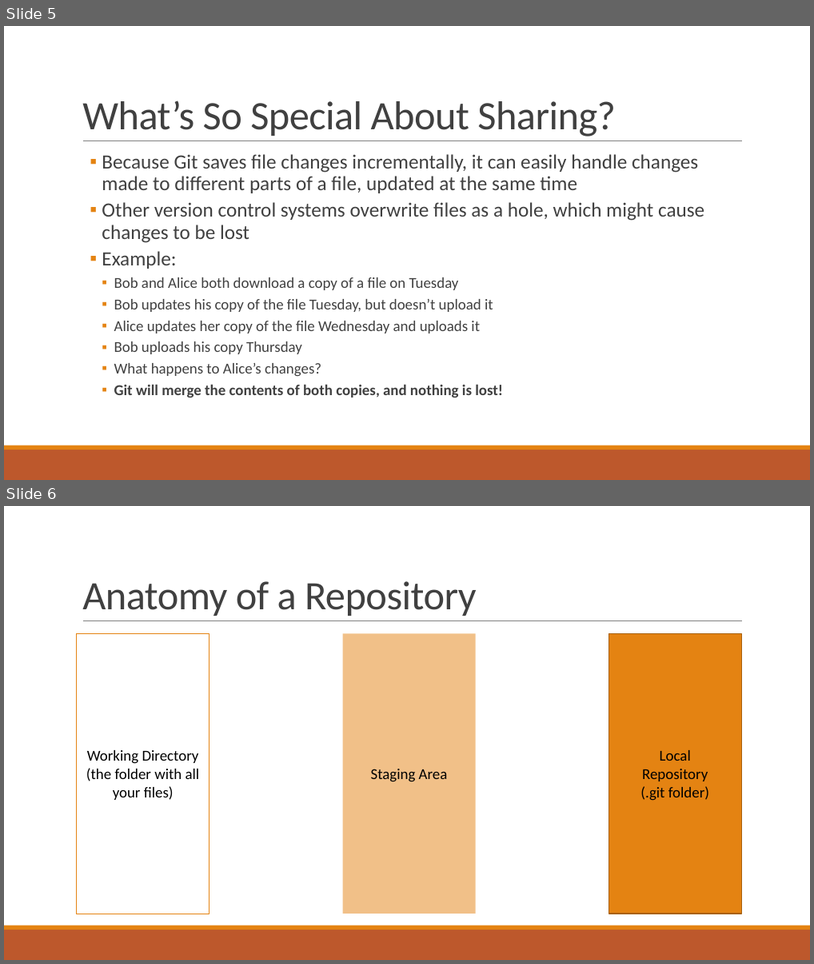
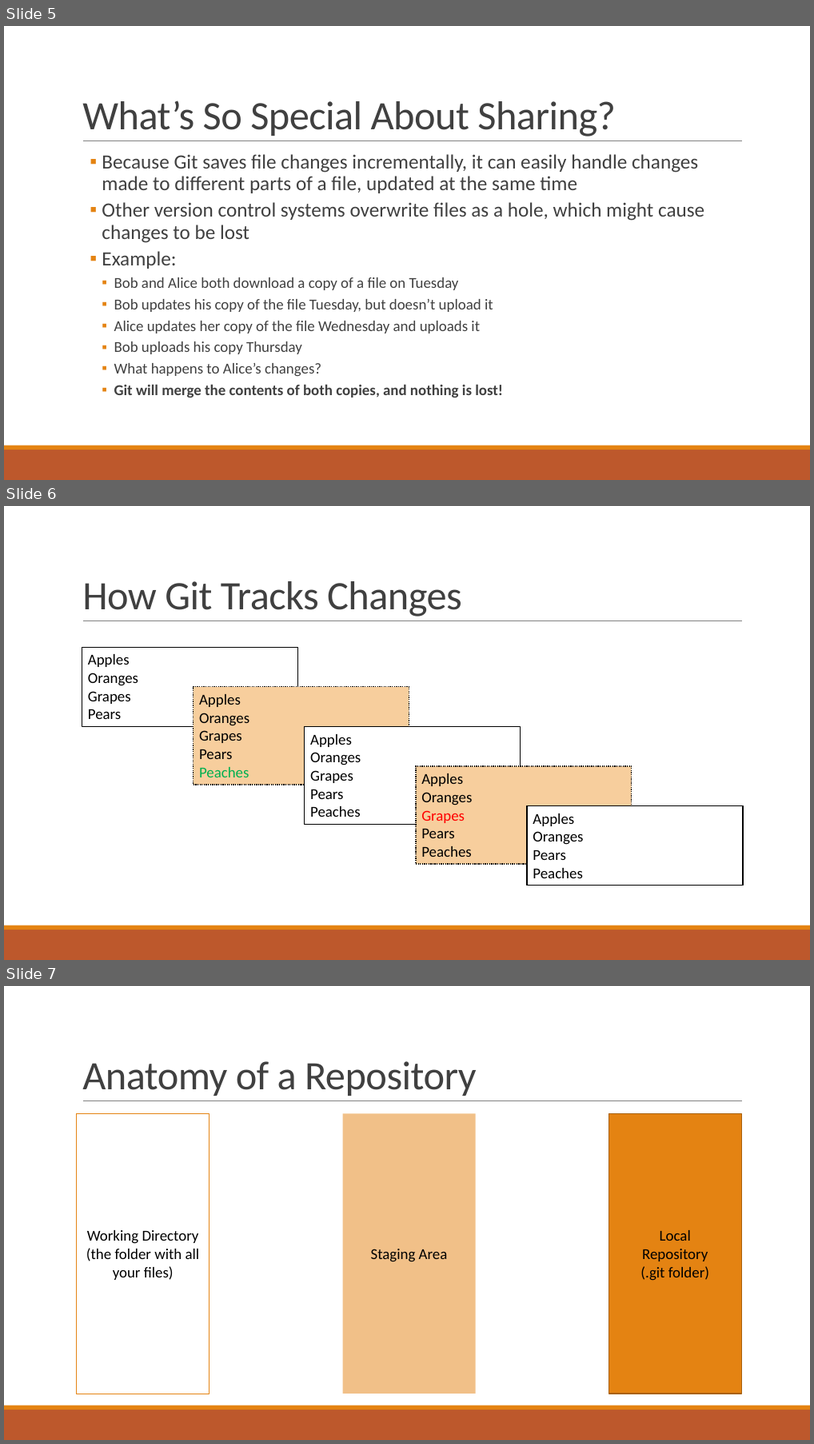
Before and after one commit to qccoders/presentations, a slide deck: QC Coders - Git Good!.pptx. Shown one above the other, each under a label of ours: slides 5 and 6 before the commit, slides 5, 6 and 7 after it. The pictures are 814x964 and 814x1444 pixels, drawn with LibreOffice and Linux fonts; fonts in the diff are those of the drawing. Boxes give left, top, right and bottom in pixels: in the first picture for what was removed or moved away, otherwise in the second. Text is boxed around its words. In the diff, an @@ line names an element or a change of style, - is before the commit and + after.

```diff
--- a/QC Coders - Git Good!.pptx
+++ b/QC Coders - Git Good!.pptx
@@ slide 6 added at (4,506,810,960), background #FFFFFF; not listed: 3 template elements that a slide beside it also shows @@
@@ title added at (82,581,462,616), 48 pt, text #404040 @@
+How Git Tracks Changes
@@ rectangle added at (82,647,298,726), fill #FFFFFF, outline #000000 1.25 pt, 18 pt, text #000000 @@
+Apples
+Oranges
+Grapes
+Pears
@@ rectangle added at (194,687,410,785), fill #F7CE9D, outline #000000 1.25 pt dashed, 18 pt, text #000000 @@
+Apples
+Oranges
+Grapes
+Pears
+Peaches
@@ rectangle added at (305,726,521,824), fill #FFFFFF, outline #000000 1.25 pt, 18 pt, text #000000 @@
+Apples
+Oranges
+Grapes
+Pears
+Peaches
@@ rectangle added at (416,766,632,864), fill #F7CE9D, outline #000000 1.25 pt dashed, 18 pt, text #000000 @@
+Apples
+Oranges
+Grapes
+Pears
+Peaches
@@ rectangle added at (527,806,743,885), fill #FFFFFF, outline #000000 1.25 pt, 18 pt, text #000000 @@
+Apples
+Oranges
+Pears
+Peaches
@@ what was slide 6 is now slide 7 @@
```
Also in this commit, not shown: 1 slide changed, 7 other slides added.
